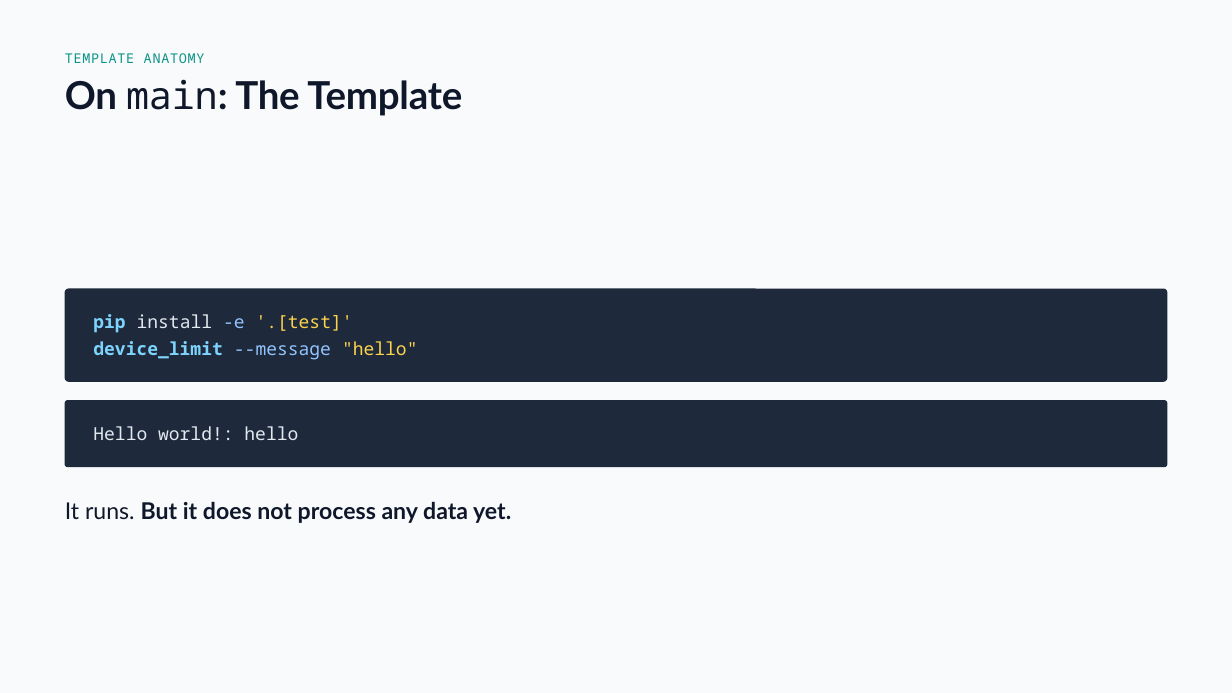
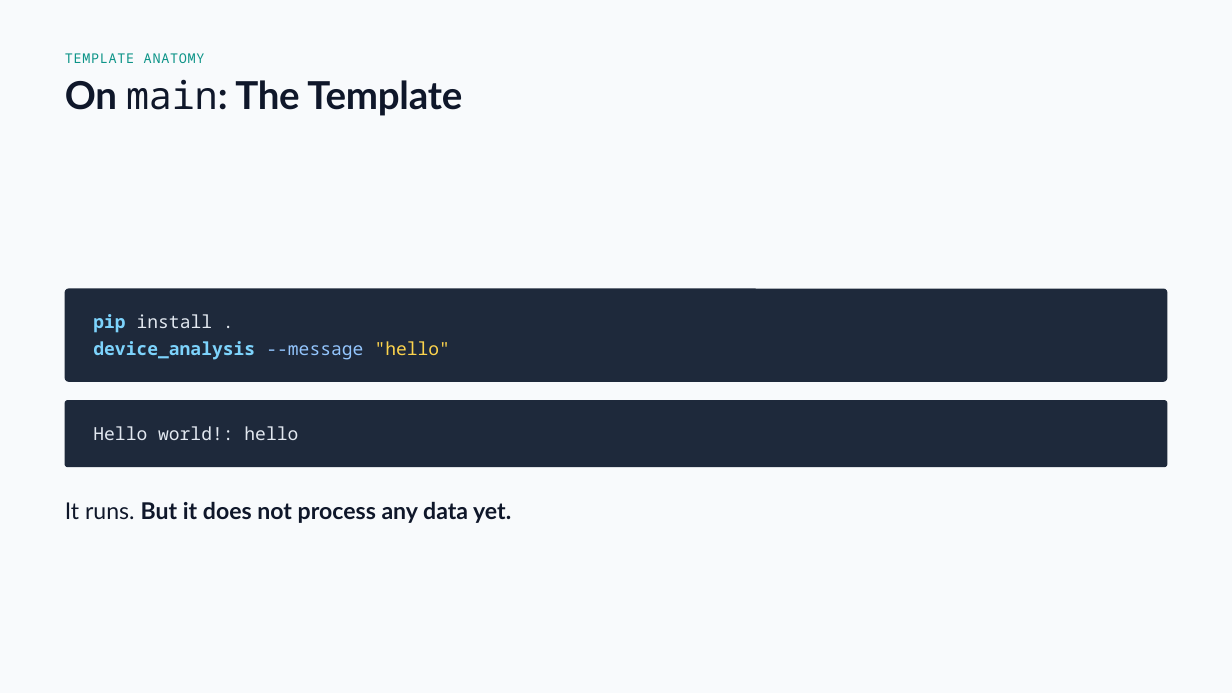
Before and after one commit to drweihungpan-lab/3R-teaching, a slide deck: slide 15 of materials/slides/session-2.pptx. Drawn at 1232x693 pixels with LibreOffice and Linux fonts; fonts in the diff are those of the drawing. Boxes give left, top, right and bottom in pixels: in the first picture for what was removed or moved away, otherwise in the second. Text is boxed around its words. In the diff, an @@ line names an element or a change of style, - is before the commit and + after.

```diff
--- a/materials/slides/session-2.pptx
+++ b/materials/slides/session-2.pptx
@@ text at (93,314,213,333): text changed; text colour #FCD34D to #E2E8F0 @@
-pip install -e '.[test]'
+pip install .
@@ text at (93,341,451,360): text changed @@
-device_limit --message "hello"
+device_analysis --message "hello"
```
Also in this commit, not shown: 9 other slides changed, 18 slides added, 10 slides removed, 2 other files.
